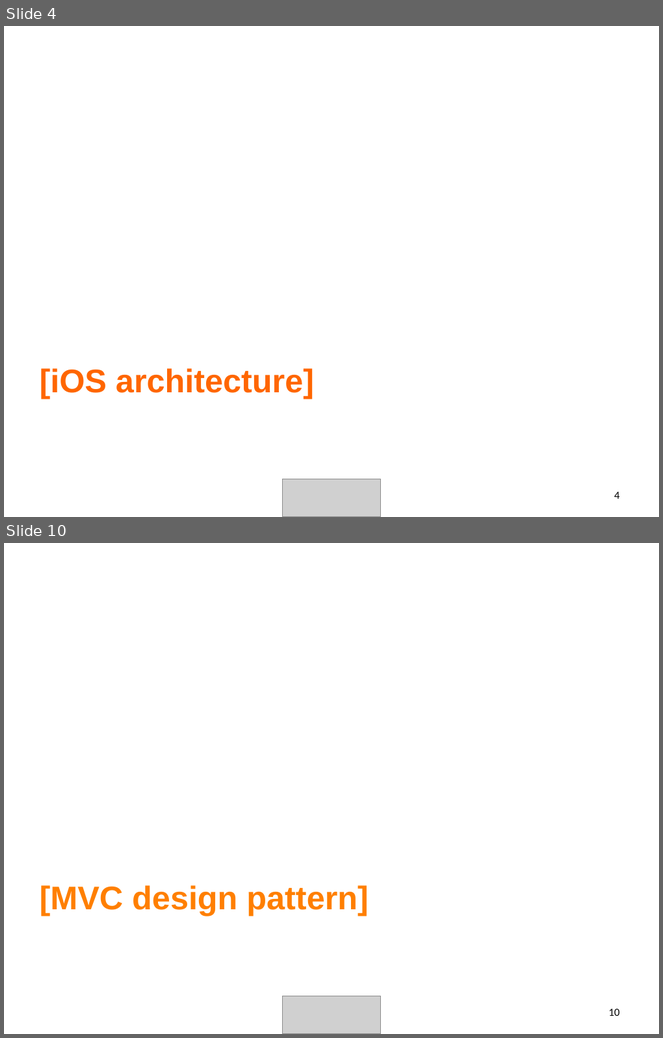
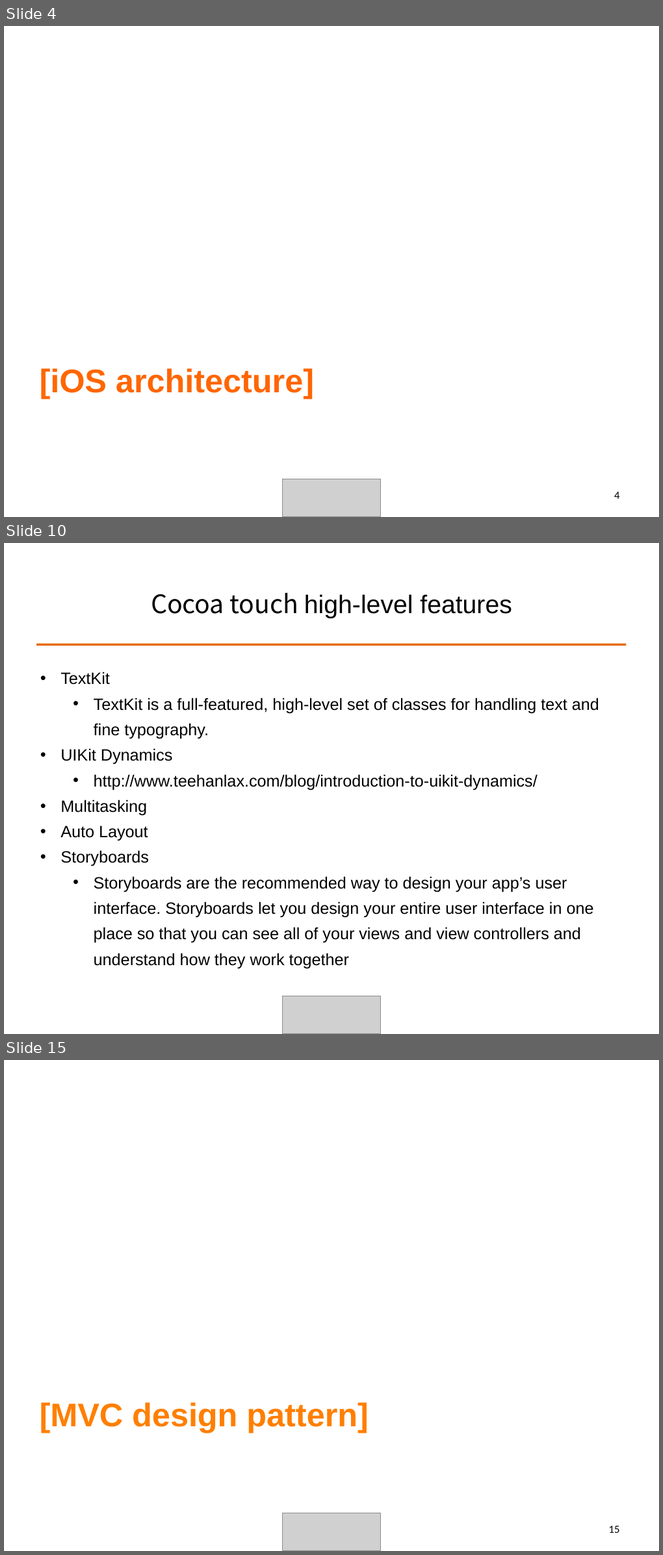
Before and after one commit to ALPHACamp/Camp-3-iOS-Dev, a slide deck: Class presentation/Week2 - Shyne/10-13-2014.ppt. Shown one above the other, each under a label of ours: slides 4 and 10 before the commit, slides 4, 10 and 15 after it; the slides between them are not shown. The pictures are 663x1038 and 663x1555 pixels, drawn with LibreOffice and Linux fonts; fonts in the diff are those of the drawing; grey boxes stand for pictures. Boxes give left, top, right and bottom in pixels: in the first picture for what was removed or moved away, otherwise in the second. Text is boxed around its words. In the diff, an @@ line names an element or a change of style, - is before the commit and + after.

```diff
--- a/Class presentation/Week2 - Shyne/10-13-2014.ppt
+++ b/Class presentation/Week2 - Shyne/10-13-2014.ppt
@@ slide 10 added at <box>4,543,659,1034</box>, background #FFFFFF @@
@@ title added at <box>151,592,512,618</box>, 28 pt, text #000000 @@
+Cocoa touch high-level features
@@ line added from (36, 644) to (627, 644), #E46C0A 2.49 pt @@
@@ text added at <box>61,672,599,969</box>, 18 pt, text #000000 @@
+• TextKit
+  • TextKit is a full-featured, high-level set of classes for handling text and fine typography.
+• UIKit Dynamics
+  • http://www.teehanlax.com/blog/introduction-to-uikit-dynamics/
+• Multitasking
+• Auto Layout
+• Storyboards
+  • Storyboards are the recommended way to design your app’s user interface. Storyboards let you design your entire user interface in one place so that you can see all of your views and view controllers and understand how they work together
@@ picture added at <box>282,997,381,1034</box> @@
@@ what was slide 10 is now slide 15 @@
@@ page number at <box>609,1526,620,1533</box>: text changed @@
-10
+15
```
Also in this commit, not shown: 2 slides changed, 14 other slides added, 8 slides removed, 3 other files.
